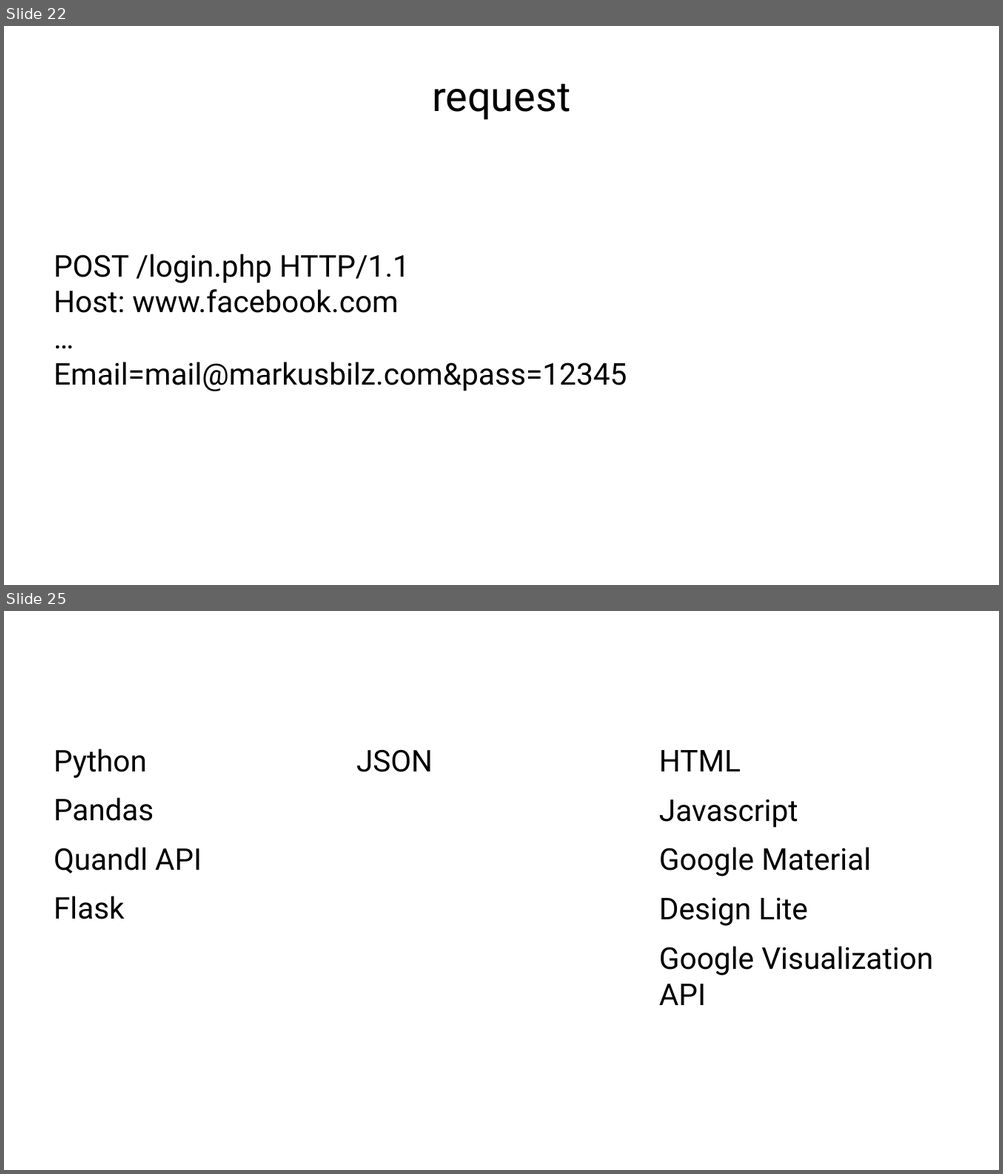
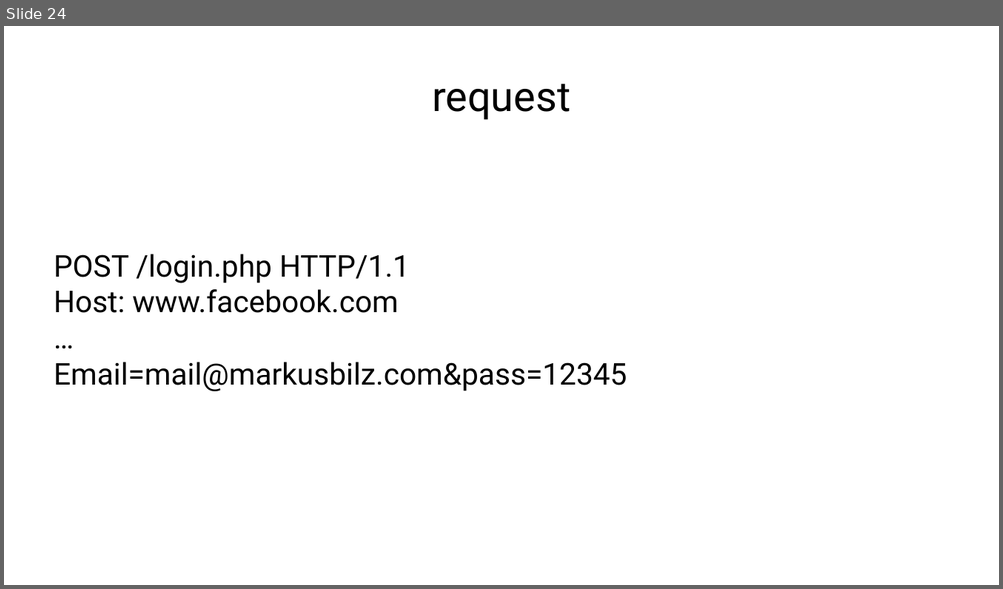
Before and after one commit to KarelZe/SSOS, a slide deck: docs/EnglishSSOS.odp. Shown one above the other, each under a label of ours: slides 22 and 25 before the commit, slide 24 after it; the slides between them are not shown. The pictures are 1003x1174 and 1003x589 pixels, drawn with LibreOffice and Linux fonts; fonts in the diff are those of the drawing. Boxes give left, top, right and bottom in pixels: in the first picture for what was removed or moved away, otherwise in the second. Text is boxed around its words. In the diff, an @@ line names an element or a change of style, - is before the commit and + after.

```diff
--- a/docs/EnglishSSOS.odp
+++ b/docs/EnglishSSOS.odp
@@ slide 25 removed at box(4, 611, 999, 1170), background #FFFFFF @@
@@ text removed at box(54, 749, 202, 920) @@
-Python
-Pandas
-Quandl API
-Flask
@@ text removed at box(356, 750, 432, 772) @@
-JSON
@@ text removed at box(659, 750, 933, 1005) @@
-HTML
-Javascript
-Google Material
-Design Lite
-Google Visualization API
@@ what was slide 22 is now slide 24 @@
```
Also in this commit, not shown: 1 slide changed, 16 slides added, 5 other slides removed, 1 other file.
